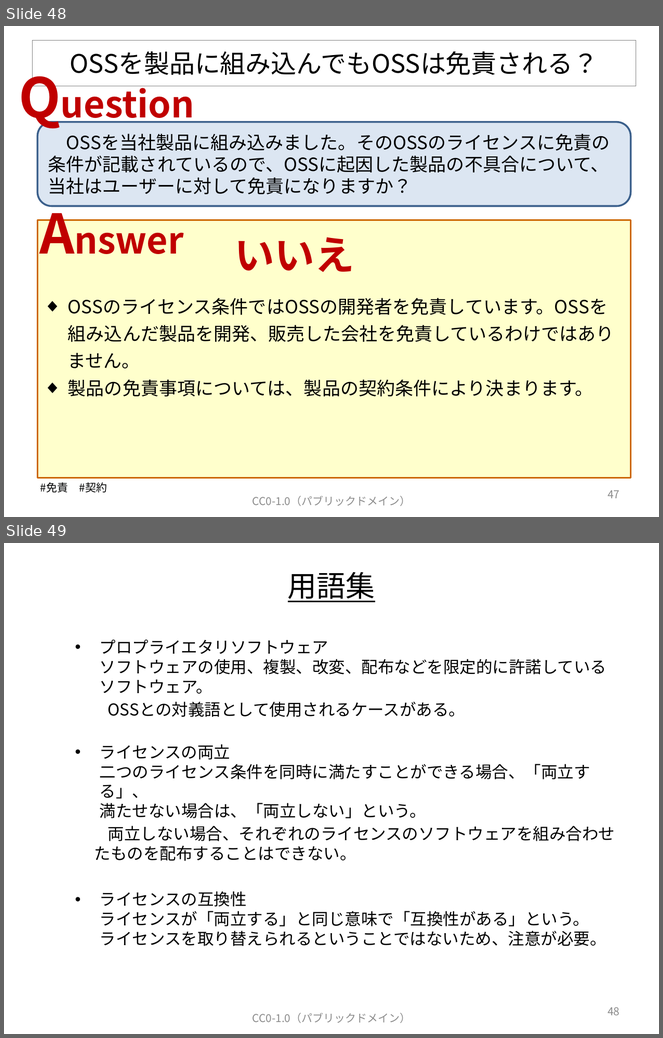
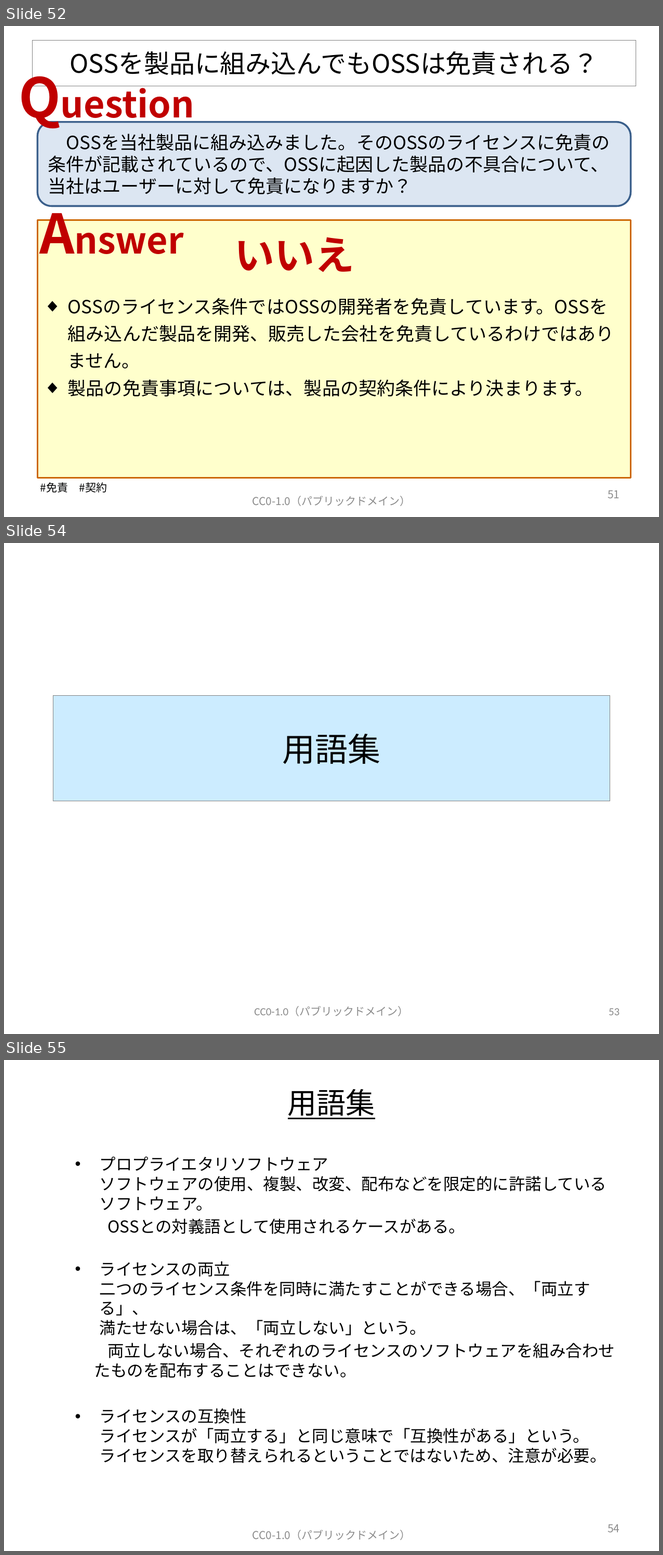
Before and after one commit to OpenChain-Project/OpenChain-JWG, a slide deck: Education_Material/FAQ/OSSライセンス関連でよくある誤解_CC0.pptx. Shown one above the other, each under a label of ours: slides 48 and 49 before the commit, slides 52, 54 and 55 after it; the slides between them are not shown. The pictures are 663x1038 and 663x1555 pixels, drawn with LibreOffice and Linux fonts; fonts in the diff are those of the drawing. Boxes give left, top, right and bottom in pixels: in the first picture for what was removed or moved away, otherwise in the second. Text is boxed around its words. In the diff, an @@ line names an element or a change of style, - is before the commit and + after.

```diff
--- a/Education_Material/FAQ/OSSライセンス関連でよくある誤解_CC0.pptx
+++ b/Education_Material/FAQ/OSSライセンス関連でよくある誤解_CC0.pptx
@@ slide 54 added at bbox=[4, 543, 659, 1034], background #FFFFFF @@
@@ title added at bbox=[53, 696, 610, 801], fill #CCECFF, outline #808080 0.75 pt, 36 pt, text #000000 @@
+用語集
@@ text added at bbox=[254, 1006, 409, 1017], 12 pt, text #8C8C8C @@
+CC0-1.0（パブリックドメイン）
@@ page number added at bbox=[609, 1008, 620, 1016], 12 pt, text #8C8C8C @@
+53
@@ what was slide 48 is now slide 52 @@
@@ page number at bbox=[608, 490, 620, 499]: text changed @@
-47
+51
@@ what was slide 49 is now slide 55 @@
@@ page number at bbox=[608, 1524, 620, 1533]: text changed @@
-48
+54
```
Also in this commit, not shown: 3 slides changed, 7 other slides added.
